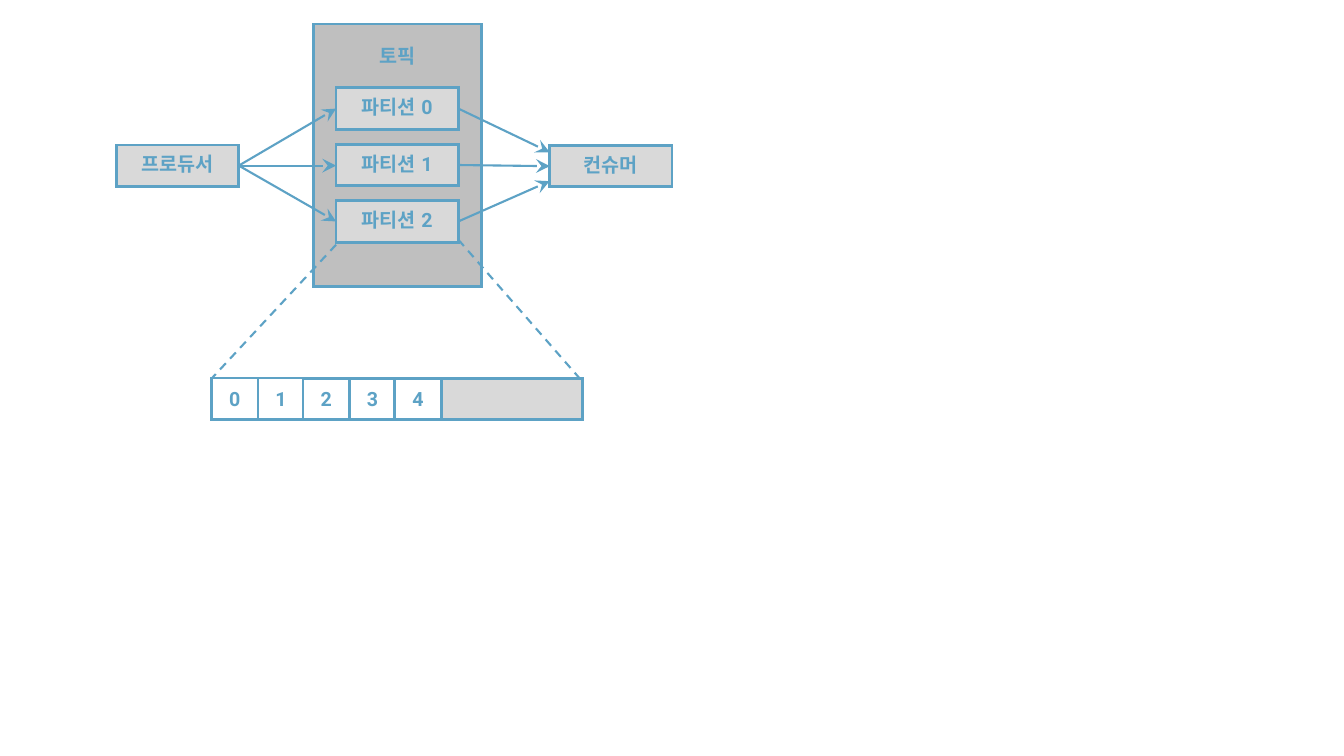
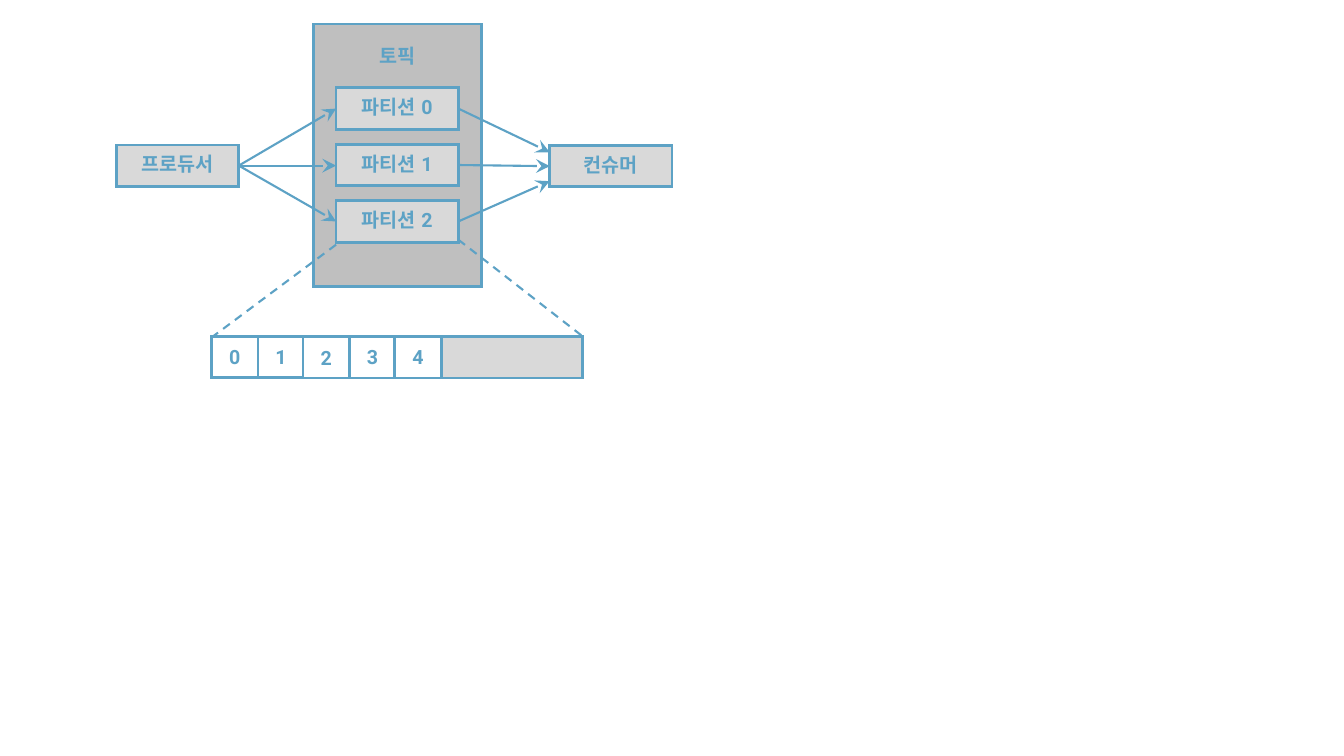
Before and after one commit to rudaks-han/book-summary, a slide deck: slide 2 of 아파치카프카_with자바/ref/프레젠테이션1.pptx. Drawn at 1344x756 pixels with LibreOffice and Linux fonts; fonts in the diff are those of the drawing. Boxes give left, top, right and bottom in pixels: in the first picture for what was removed or moved away, otherwise in the second. Text is boxed around its words. In the diff, an @@ line names an element or a change of style, - is before the commit and + after.

Commit message:
update

```diff
--- a/아파치카프카_with자바/ref/프레젠테이션1.pptx
+++ b/아파치카프카_with자바/ref/프레젠테이션1.pptx
@@ line moved from (336, 245) - (212, 378) to (336, 245) - (213, 337) @@
@@ line moved from (459, 240) - (583, 382) to (459, 240) - (583, 337) @@
@@ 6 rectangles, 5 texts moved together from (x1=212, y1=378, x2=583, y2=419) to (x1=212, y1=337, x2=583, y2=378) @@
```
